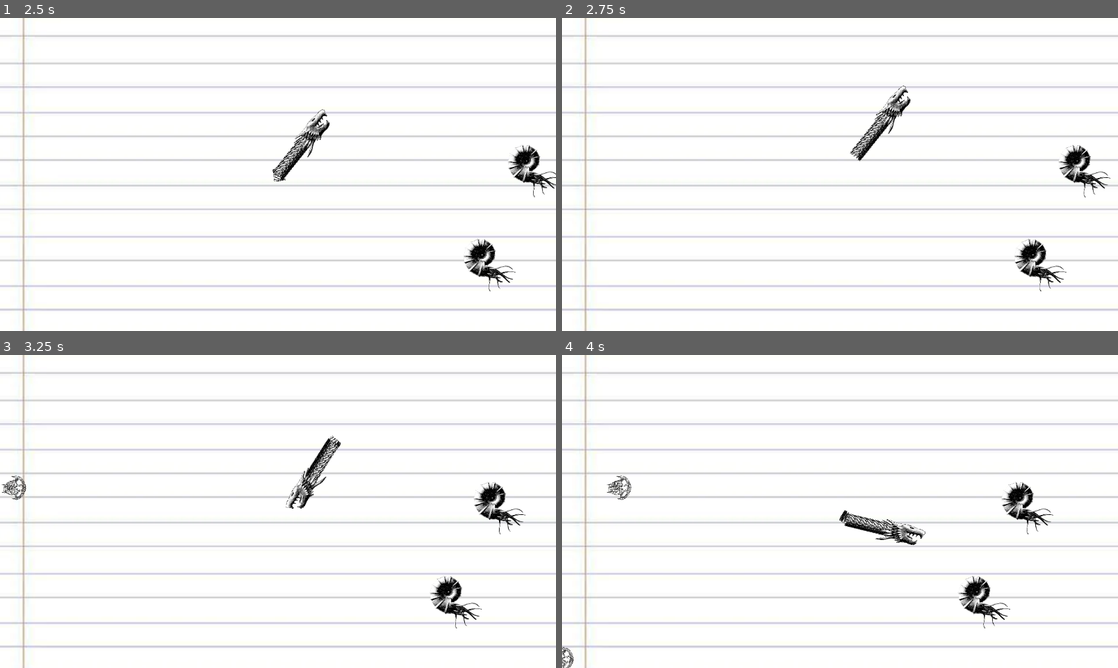
Above: before the commit, frames 1-4 (two rows, left to right).
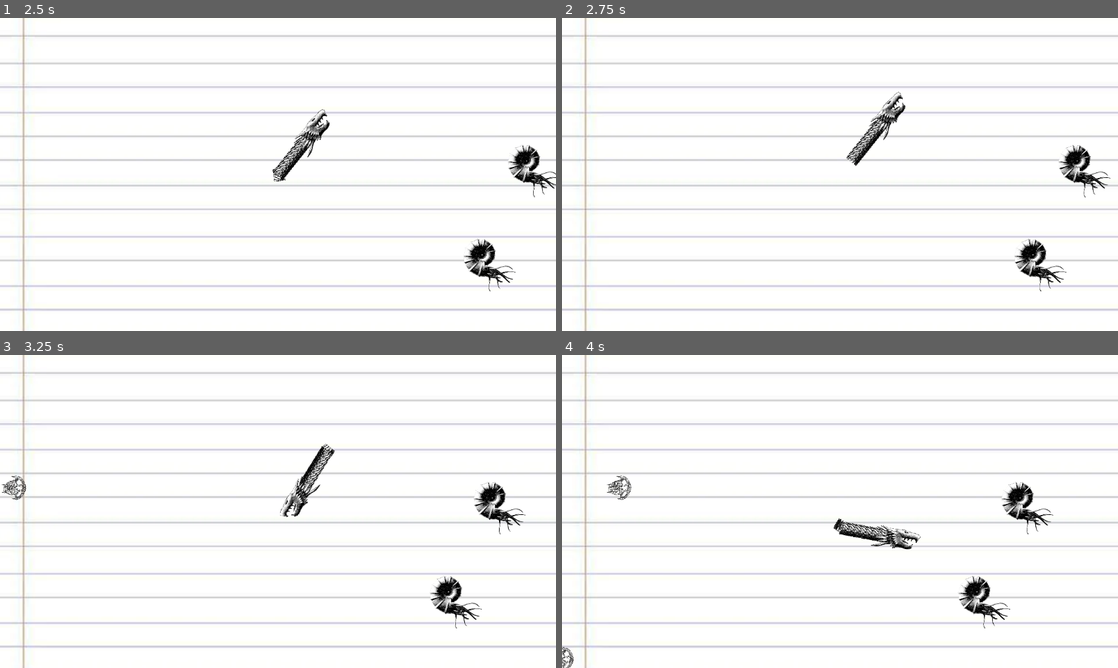
Above: after the commit, the same moments.

Repository: M1rceaDogaru/gwj-83
Game: Godot game, scene res://map/map.tscn
Same seed, same stepped clock (60 frames per second), same inputs: the game is played once before the commit and once after it.
Inputs (mouse positions are in pixels of both pictures, inside the frame that each line leads up to):
- Up to frame 1 (2.5 s): tap Enter at 0.5 s; move the mouse to (400, 158) at 0.52 s; move the mouse to (166, 190) at 1.27 s; move the mouse to (333, 105) at 2.02 s
- Up to frame 2 (2.75 s): no input
- Up to frame 3 (3.25 s): move the mouse to (250, 574) at 2.77 s
- Up to frame 4 (4 s): move the mouse to (1006, 558) at 3.52 s

Frame 1 is identical in both runs. In frame 2, 0.4% of the frame differs, in the area x 51-63%, y 21-48%; in frame 3, 0.7%; in frame 4, 1.0%, in the area x 48-66%, y 49-63%.

Commit message:
Tweak controls

Diff:
--- a/src/player/player.gd
+++ b/src/player/player.gd
@@ -71,7 +71,7 @@
 	$Sprite2D.flip_v = delta.x < 0
 
 	# Move only if mouse is sufficiently far
-	if delta.length() > 10:
+	if delta.length() > 50:
 		velocity = transform.x * speed
 	else:
 		velocity = Vector2.ZERO
